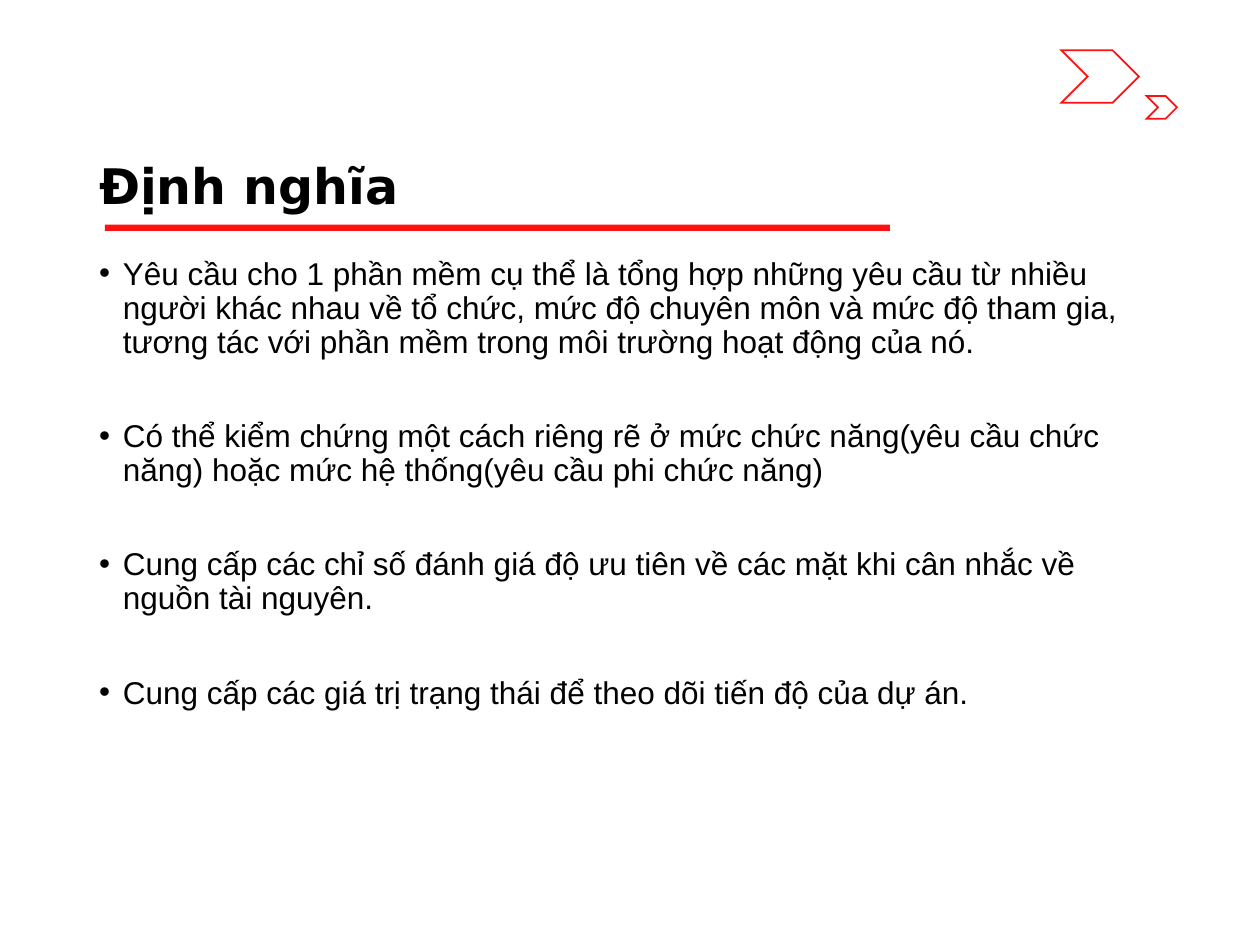
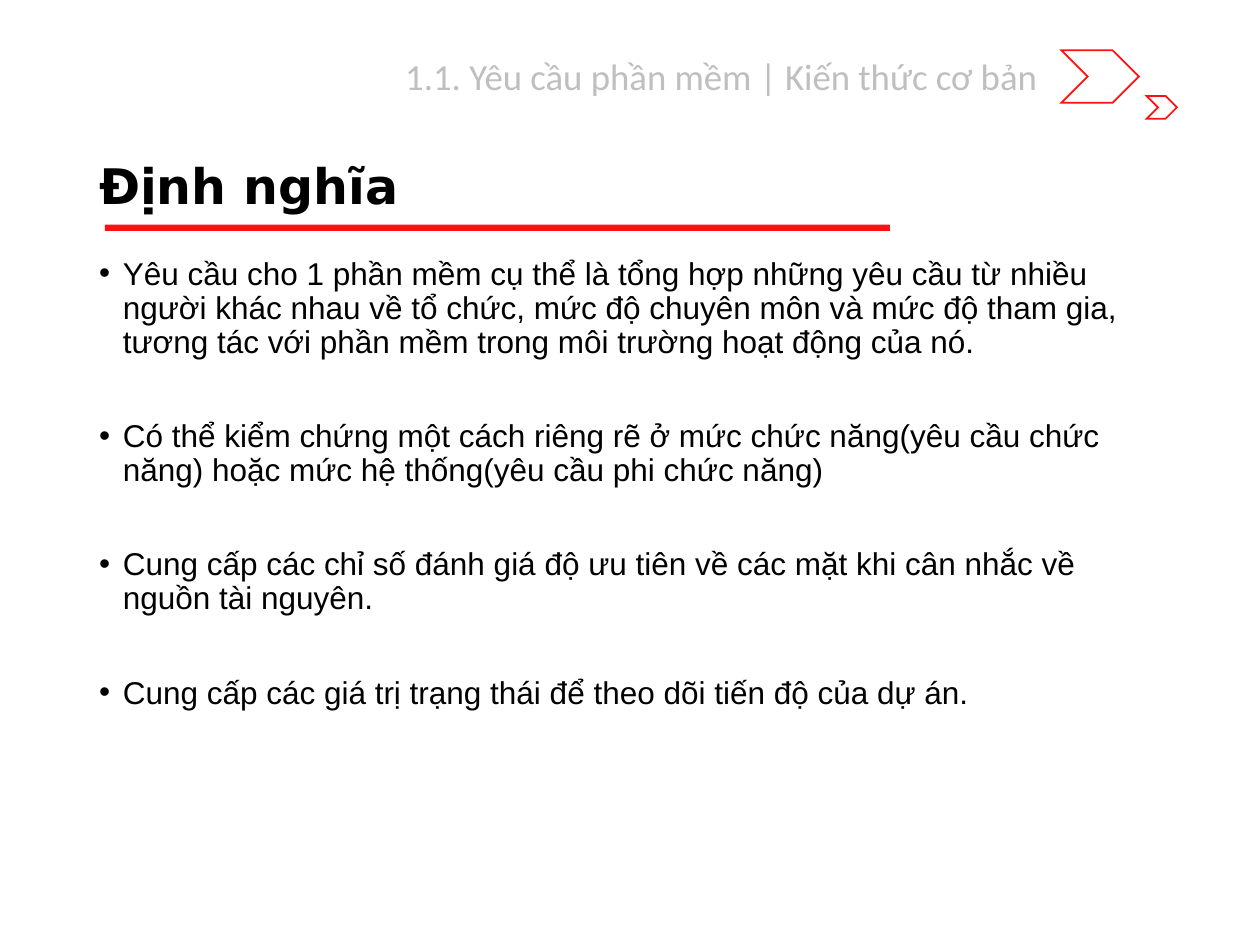
Before and after one commit to riverspart/uet-adv-sw-engineering, a slide deck: slide 6 of slide/release/chapter_1/slide.pptx (slide 4 before the commit). Drawn at 1260x945 pixels with LibreOffice and Linux fonts; fonts in the diff are those of the drawing. Boxes give left, top, right and bottom in pixels: in the first picture for what was removed or moved away, otherwise in the second. Text is boxed around its words. In the diff, an @@ line names an element or a change of style, - is before the commit and + after.

```diff
--- a/slide/release/chapter_1/slide.pptx
+++ b/slide/release/chapter_1/slide.pptx
@@ text added at (405,63,1037,96), 21 pt, text #BFBFBF @@
+1.1. Yêu cầu phần mềm | Kiến thức cơ bản
```
Also in this commit, not shown: 3 other slides changed, 6 slides added.
